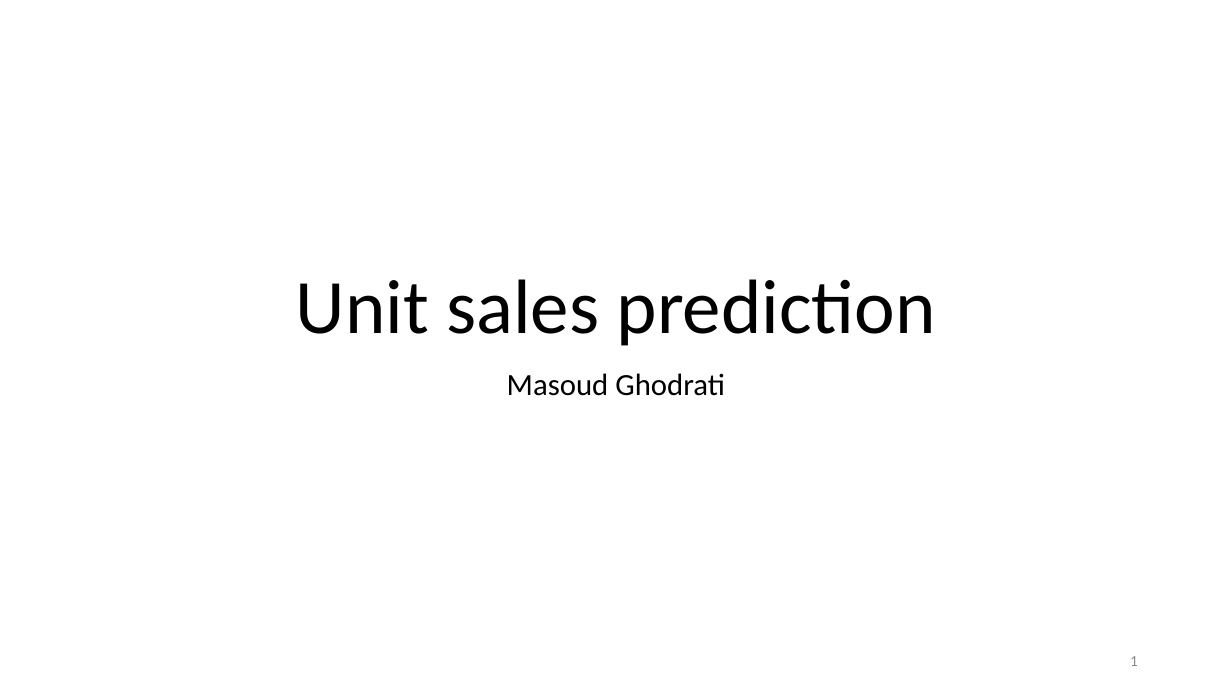
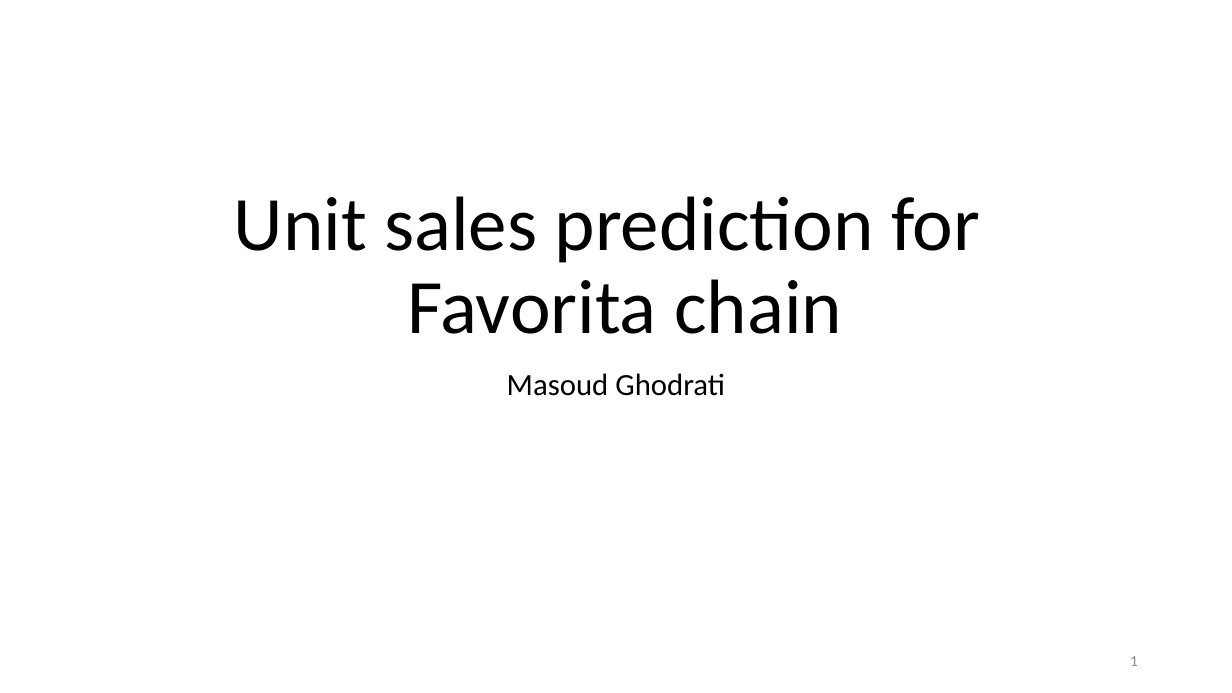
Before and after one commit to Masoud-Ghodrati/cl_test, a slide deck: slide 1 of visualizations_and_ppt/cl_test_presentation.pptx. Drawn at 1232x693 pixels with LibreOffice and Linux fonts; fonts in the diff are those of the drawing. Boxes give left, top, right and bottom in pixels: in the first picture for what was removed or moved away, otherwise in the second. Text is boxed around its words. In the diff, an @@ line names an element or a change of style, - is before the commit and + after.

```diff
--- a/visualizations_and_ppt/cl_test_presentation.pptx
+++ b/visualizations_and_ppt/cl_test_presentation.pptx
@@ title at bbox=[234, 196, 980, 334]: text changed @@
-Unit sales prediction
+Unit sales prediction for
+Favorita chain
```
Also in this commit, not shown: 11 other slides changed, 5 slides added, 3 slides removed.
